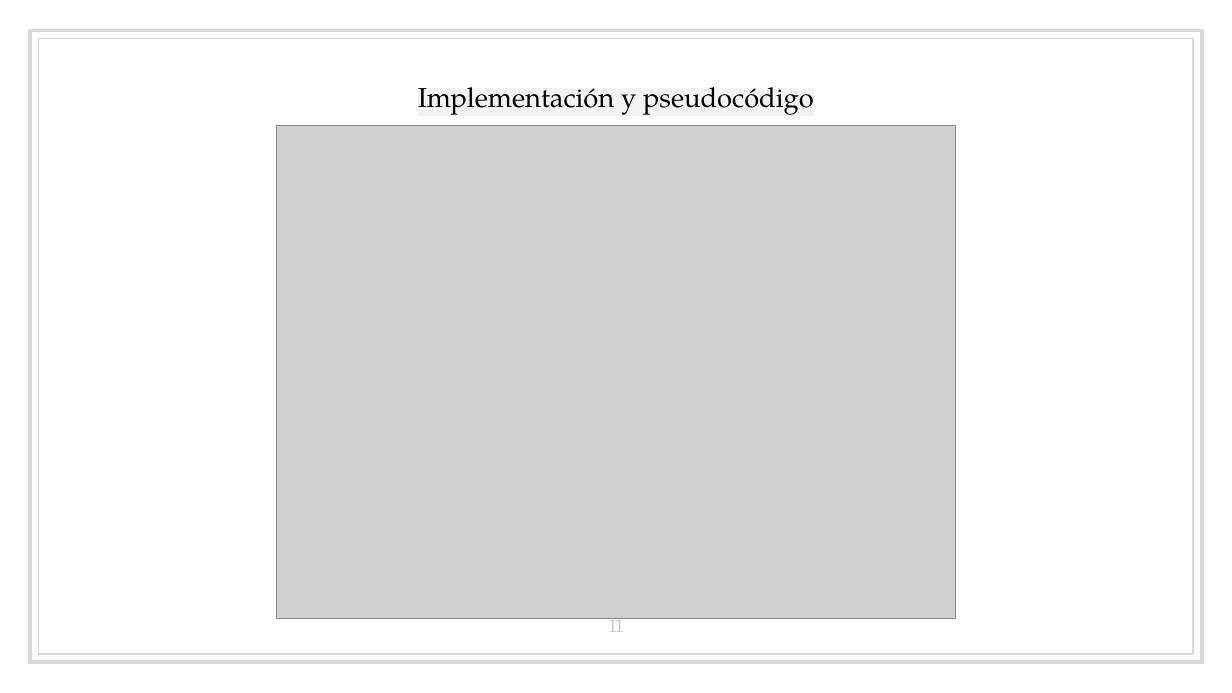
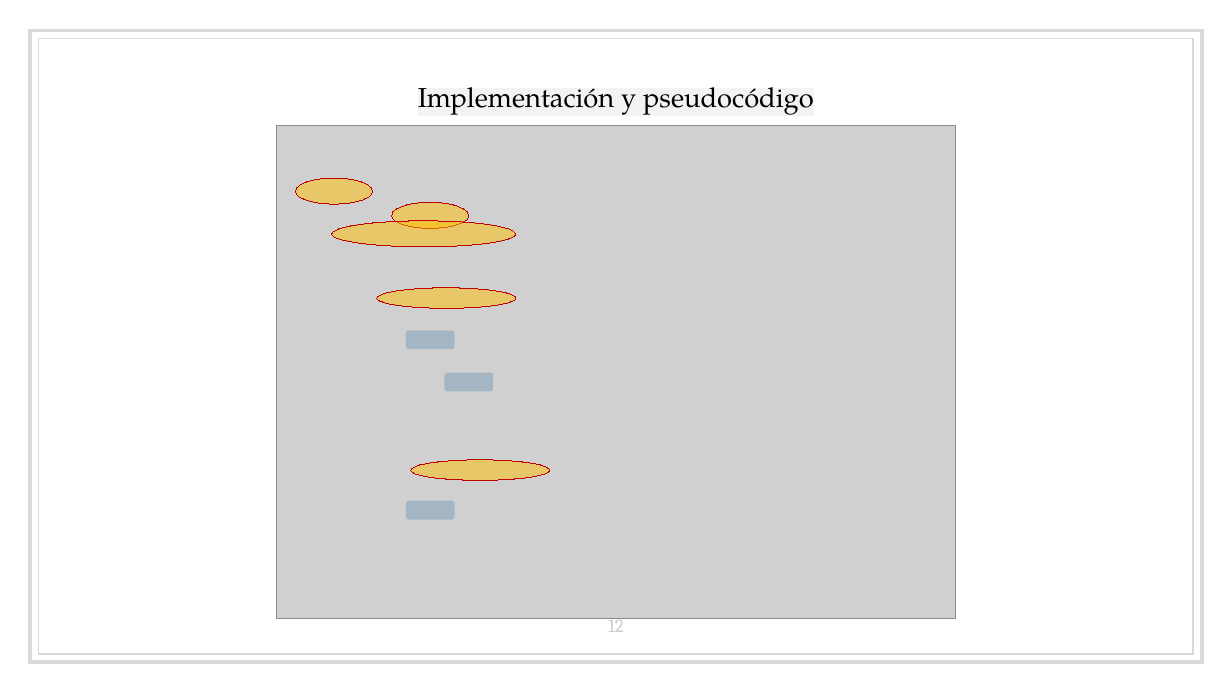
Before and after one commit to bserranoanton/TFG-mates, a slide deck: slide 12 of Defensa/transparenciasDefensa.pptx (slide 11 before the commit). Drawn at 1232x693 pixels with LibreOffice and Linux fonts; fonts in the diff are those of the drawing; grey boxes stand for pictures. Boxes give left, top, right and bottom in pixels: in the first picture for what was removed or moved away, otherwise in the second. Text is boxed around its words. In the diff, an @@ line names an element or a change of style, - is before the commit and + after.

```diff
--- a/Defensa/transparenciasDefensa.pptx
+++ b/Defensa/transparenciasDefensa.pptx
@@ ellipse added at [296,179,373,205], fill #FFC000 at 50% opacity, outline #C00000 0.75 pt @@
@@ ellipse added at [392,202,469,228], fill #FFC000 at 50% opacity, outline #C00000 0.75 pt @@
@@ ellipse added at [331,221,515,246], fill #FFC000 at 50% opacity, outline #C00000 0.75 pt @@
@@ ellipse added at [377,288,516,309], fill #FFC000 at 50% opacity, outline #C00000 0.75 pt @@
@@ rounded rectangle added at [405,330,453,349], fill #7A9EB7 at 50% opacity @@
@@ rounded rectangle added at [445,372,493,391], fill #7A9EB7 at 50% opacity @@
@@ ellipse added at [410,460,549,480], fill #FFC000 at 50% opacity, outline #C00000 0.75 pt @@
@@ rounded rectangle added at [405,500,453,519], fill #7A9EB7 at 50% opacity @@
@@ page number at [608,615,624,632]: text changed @@
-11
+12
```
Also in this commit, not shown: 9 other slides changed, 1 slide added, 1 slide removed, 8 other files.
